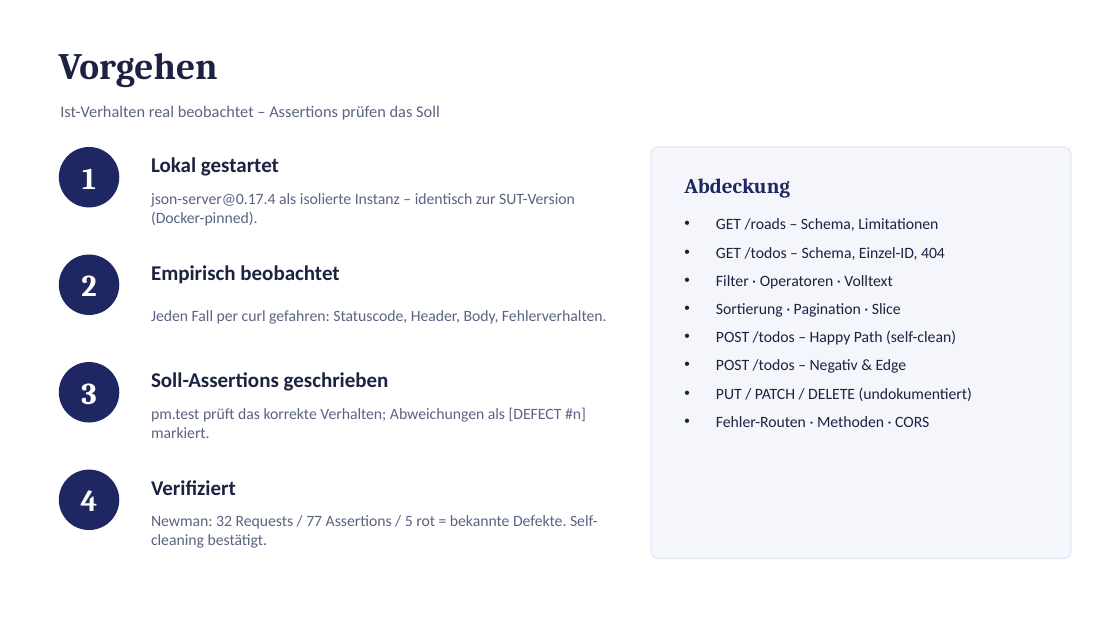
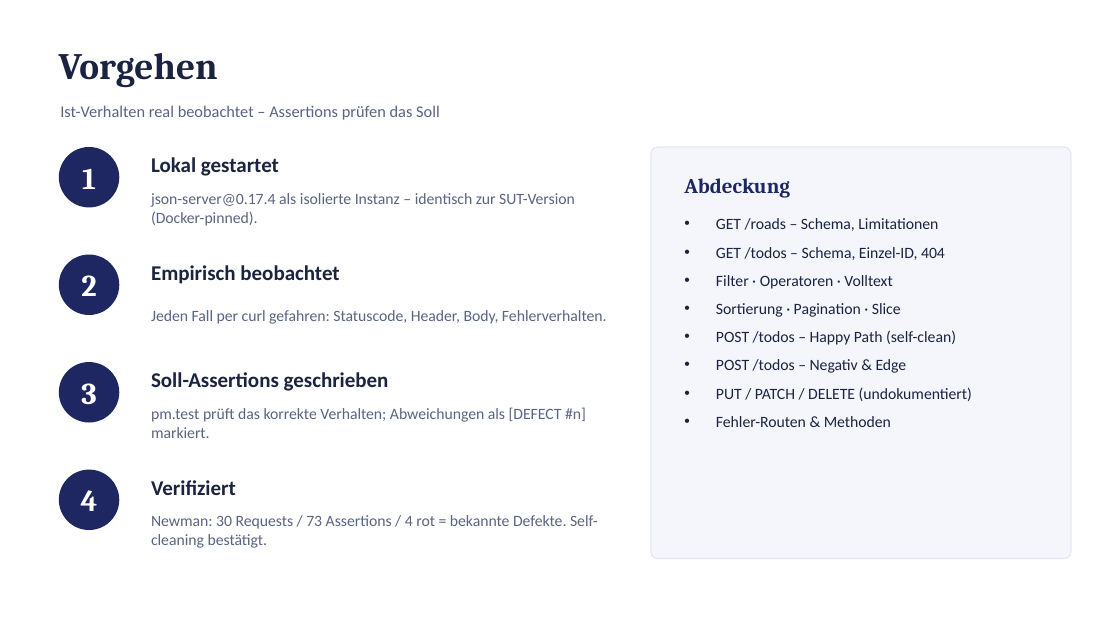
Before and after one commit to emrebaser94/edgital, a slide deck: slide 2 of api-tests/road-overview-api-findings.pptx. Drawn at 1120x630 pixels with LibreOffice and Linux fonts; fonts in the diff are those of the drawing. Boxes give left, top, right and bottom in pixels: in the first picture for what was removed or moved away, otherwise in the second. Text is boxed around its words. In the diff, an @@ line names an element or a change of style, - is before the commit and + after.

```diff
--- a/api-tests/road-overview-api-findings.pptx
+++ b/api-tests/road-overview-api-findings.pptx
@@ text at <box>716,416,891,427</box>: text changed @@
-• Fehler-Routen · Methoden · CORS
+• Fehler-Routen & Methoden
@@ text at <box>151,515,598,548</box>: text changed @@
-Newman: 32 Requests / 77 Assertions / 5 rot = bekannte Defekte. Self-cleaning bestätigt.
+Newman: 30 Requests / 73 Assertions / 4 rot = bekannte Defekte. Self-cleaning bestätigt.
```
Also in this commit, not shown: 7 other slides changed, 3 other files.
